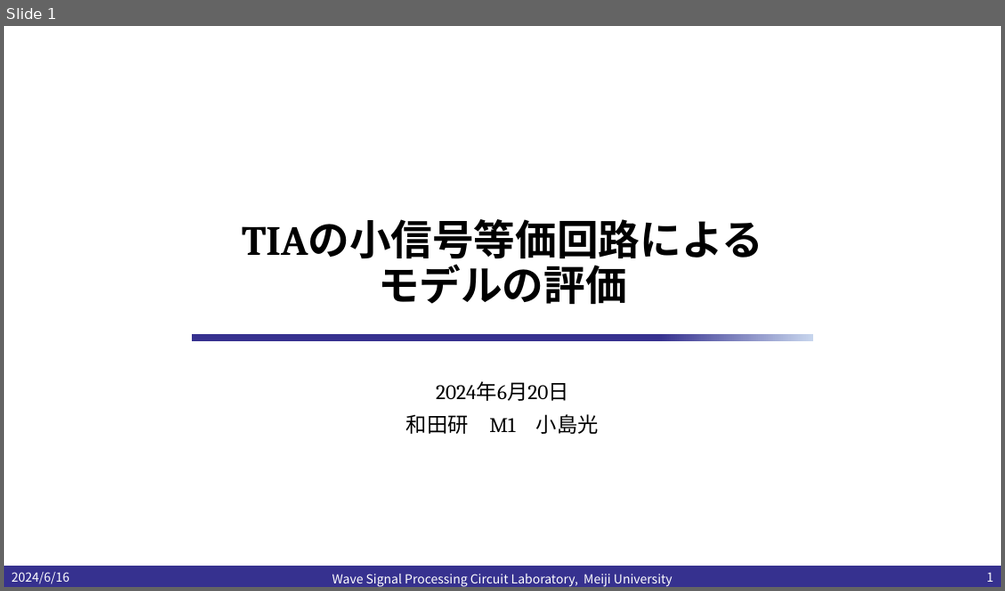
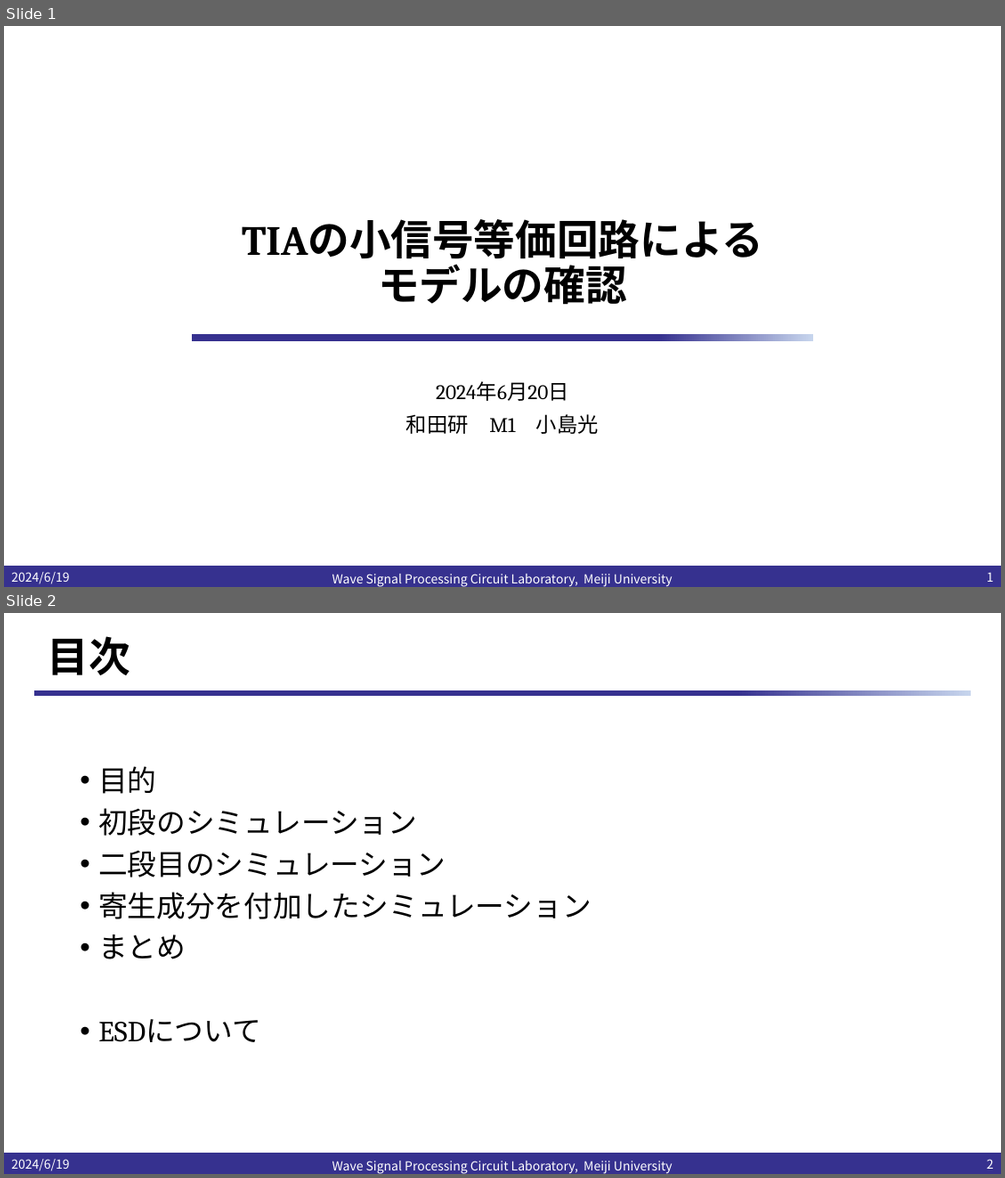
Before and after one commit to kjm-desktop10400/reserch, a slide deck: IHP_2024/20240620/TIAの小信号等価回路による.pptx. Shown one above the other, each under a label of ours: slide 1 before the commit, slides 1 and 2 after it. The pictures are 1005x591 and 1005x1178 pixels, drawn with LibreOffice and Linux fonts; fonts in the diff are those of the drawing; background and template pictures are left out. Boxes give left, top, right and bottom in pixels: in the first picture for what was removed or moved away, otherwise in the second. Text is boxed around its words. In the diff, an @@ line names an element or a change of style, - is before the commit and + after.

```diff
--- a/IHP_2024/20240620/TIAの小信号等価回路による.pptx
+++ b/IHP_2024/20240620/TIAの小信号等価回路による.pptx
@@ slide 2 added at bbox=[4, 613, 1001, 1174], background #FFFFFF; not listed: 1 template element that a slide beside it also shows @@
@@ title added at bbox=[48, 636, 130, 675], 40 pt, text #000000, bold @@
+目次
@@ rectangle added at bbox=[34, 690, 971, 696], fill gradient #36318F to #C7D5ED @@
@@ text added at bbox=[98, 766, 591, 1042], 28 pt, text #000000 @@
+• 目的
+• 初段のシミュレーション
+• 二段目のシミュレーション
+• 寄生成分を付加したシミュレーション
+• まとめ
+• ESDについて
@@ text added at bbox=[11, 1159, 69, 1171], 12 pt, text #FFFFFF @@
+2024/6/19
@@ text added at bbox=[332, 1160, 672, 1174], 12 pt, text #FFFFFF @@
+Wave Signal Processing Circuit Laboratory, Meiji University
@@ page number added at bbox=[987, 1159, 994, 1168], 12 pt, text #FFFFFF @@
+2
@@ slide 1 changed as well @@
@@ title at bbox=[242, 219, 763, 305]: text changed @@
-TIAの小信号等価回路による
-モデルの評価
+TIAの小信号等価回路による
+モデルの確認
@@ text at bbox=[11, 572, 69, 584]: text changed @@
-2024/6/16
+2024/6/19
```
Also in this commit, not shown: 10 other slides changed, 4 other slides added, 3 other files.
